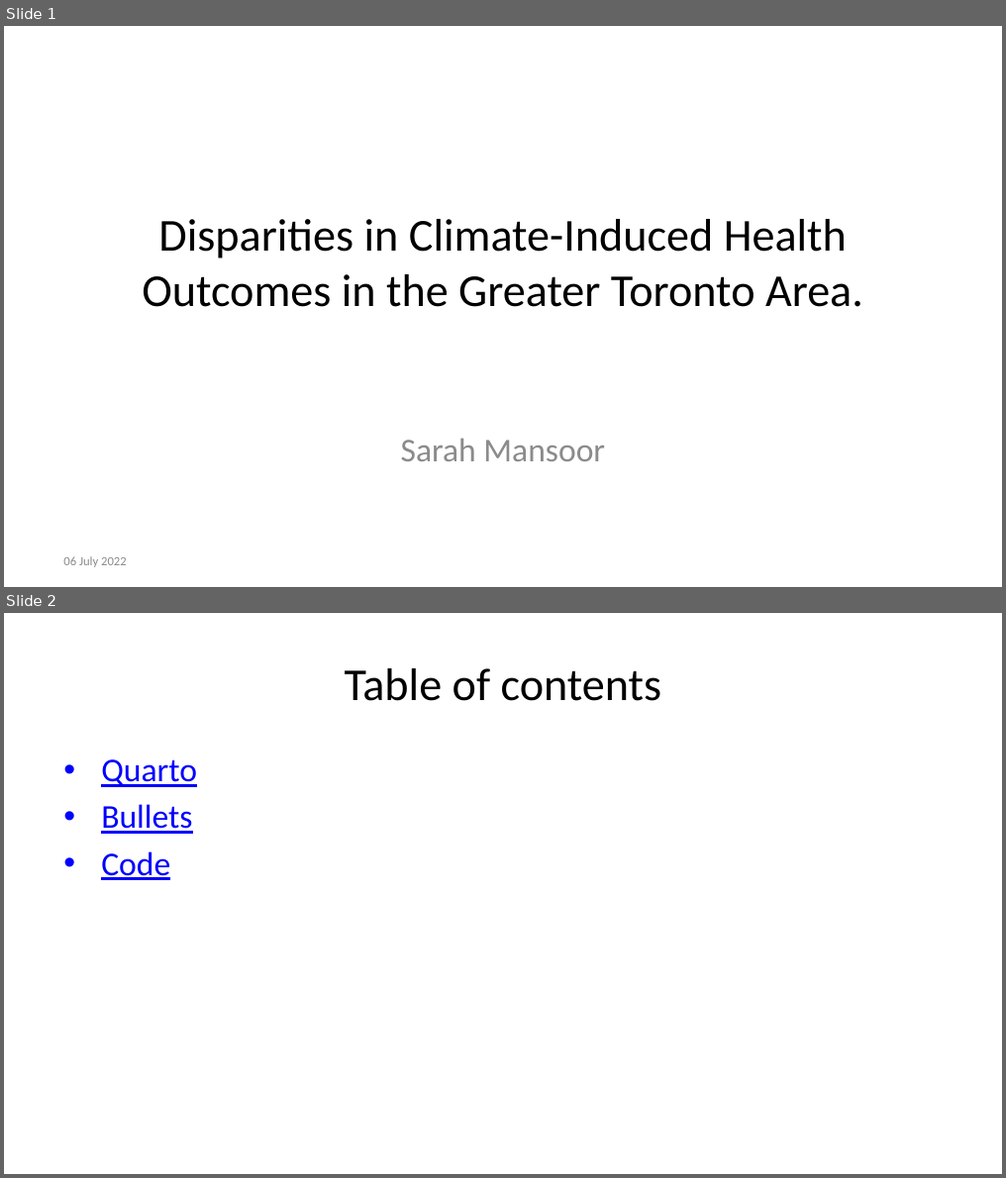
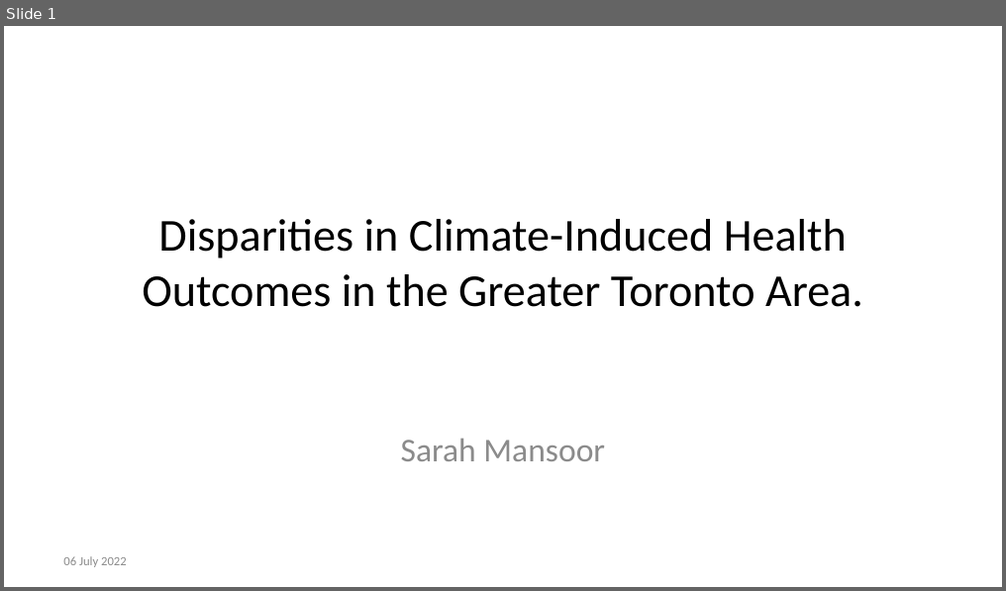
Before and after one commit to sarahmansoorr/SUDS2022, a slide deck: outputs/presentation/presentation.pptx. Shown one above the other, each under a label of ours: slides 1 and 2 before the commit, slide 1 after it. The pictures are 1006x1178 and 1006x591 pixels, drawn with LibreOffice and Linux fonts; fonts in the diff are those of the drawing. Boxes give left, top, right and bottom in pixels: in the first picture for what was removed or moved away, otherwise in the second. Text is boxed around its words. In the diff, an @@ line names an element or a change of style, - is before the commit and + after.

```diff
--- a/outputs/presentation/presentation.pptx
+++ b/outputs/presentation/presentation.pptx
@@ slide 2 removed at (4,613,1002,1174), background #FFFFFF @@
@@ title removed at (345,668,662,701) @@
-Table of contents
@@ text removed at (101,760,197,880) @@
-• Quarto
-• Bullets
-• Code
```
Also in this commit, not shown: 4 slides added, 3 other slides removed, 5 other files.
